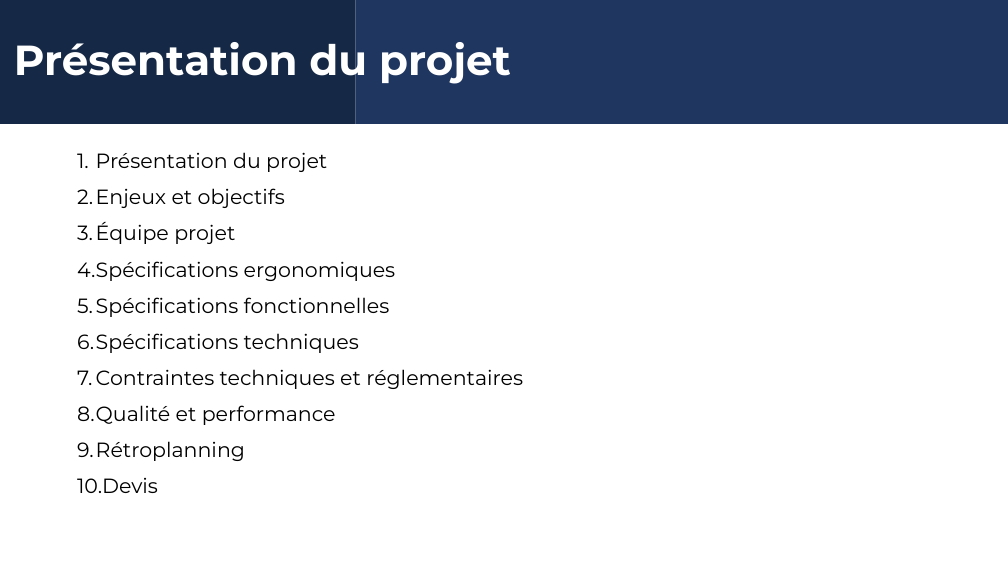
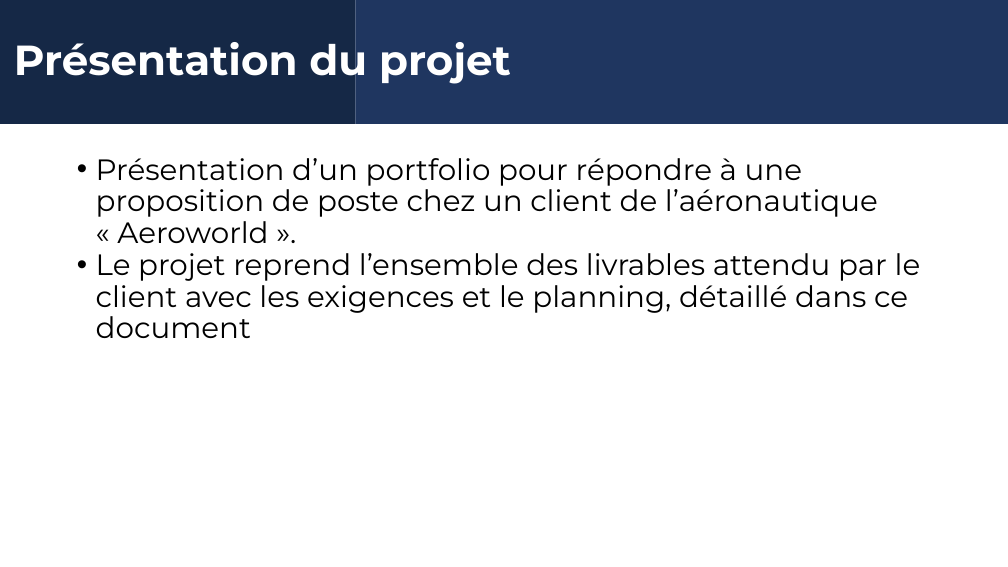
Before and after one commit to Rom1du62/rom1du62.github.io, a slide deck: slide 3 of Réalisation portfolio/Cahier des charges.pptx. Drawn at 1008x567 pixels with LibreOffice and Linux fonts; fonts in the diff are those of the drawing; background and template pictures are left out. Boxes give left, top, right and bottom in pixels: in the first picture for what was removed or moved away, otherwise in the second. Text is boxed around its words. In the diff, an @@ line names an element or a change of style, - is before the commit and + after.

Commit message:
mise à jour cahier des charges

```diff
--- a/Réalisation portfolio/Cahier des charges.pptx
+++ b/Réalisation portfolio/Cahier des charges.pptx
@@ text at <box>96,158,921,338</box>: text changed; size 19.6 to 28 pt @@
-1. Présentation du projet
-2. Enjeux et objectifs
-3. Équipe projet
-4. Spécifications ergonomiques
-5. Spécifications fonctionnelles
-6. Spécifications techniques
-7. Contraintes techniques et réglementaires
-8. Qualité et performance
-9. Rétroplanning
-10. Devis
+• Présentation d’un portfolio pour répondre à une proposition de poste chez un client de l’aéronautique « Aeroworld ».
+• Le projet reprend l’ensemble des livrables attendu par le client avec les exigences et le planning, détaillé dans ce document
```
